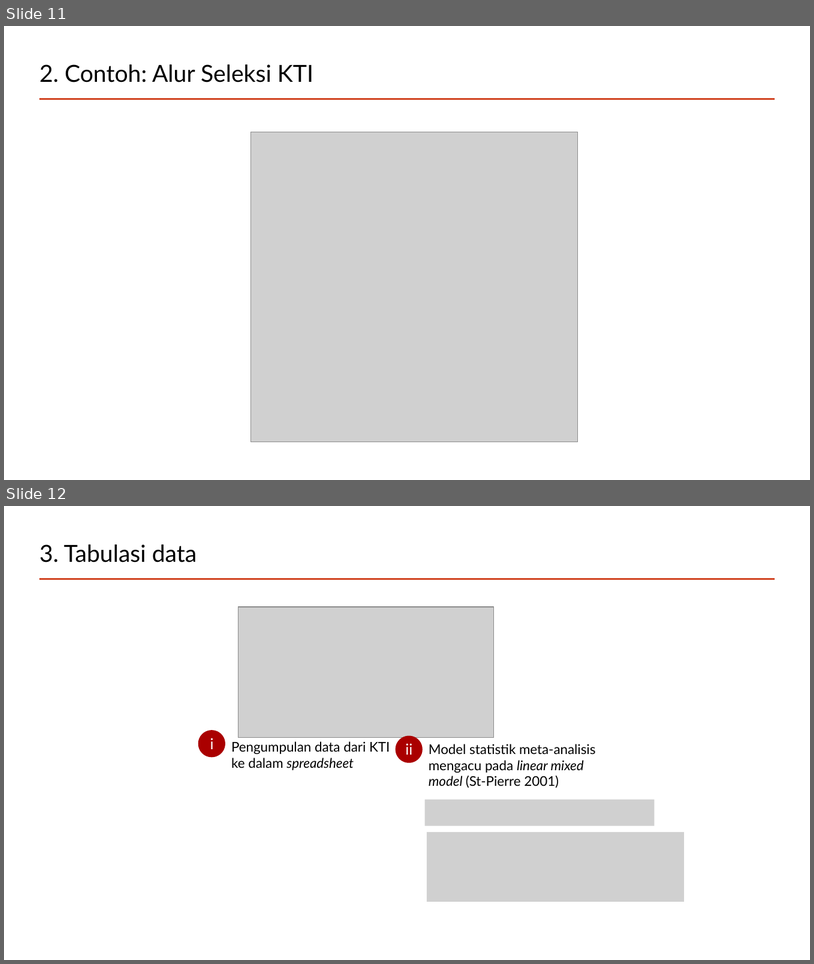
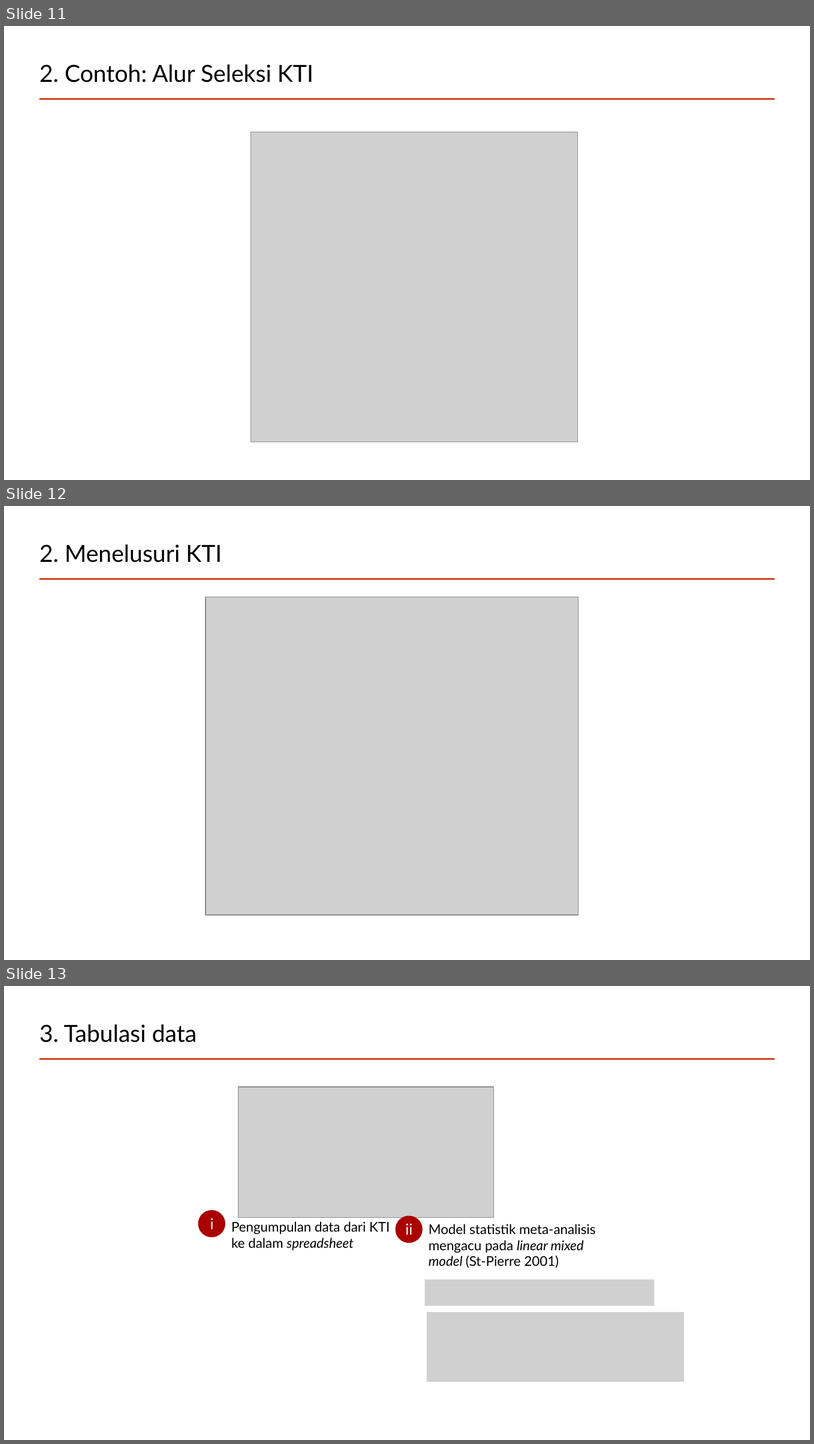
Before and after one commit to mohammad-miftakhus-sholikin/pelatihan-2020-metal, a slide deck: ch3_reference/2022__pendampingan/Presentation_2022__Sholikin_Minggu_ke_1.pptx. Shown one above the other, each under a label of ours: slides 11 and 12 before the commit, slides 11, 12 and 13 after it. The pictures are 814x964 and 814x1444 pixels, drawn with LibreOffice and Linux fonts; fonts in the diff are those of the drawing; grey boxes stand for pictures. Boxes give left, top, right and bottom in pixels: in the first picture for what was removed or moved away, otherwise in the second. Text is boxed around its words. In the diff, an @@ line names an element or a change of style, - is before the commit and + after.

```diff
--- a/ch3_reference/2022__pendampingan/Presentation_2022__Sholikin_Minggu_ke_1.pptx
+++ b/ch3_reference/2022__pendampingan/Presentation_2022__Sholikin_Minggu_ke_1.pptx
@@ slide 12 added at (x1=4, y1=506, x2=810, y2=960), background #FFFFFF; not listed: 1 template element that a slide beside it also shows @@
@@ title added at (x1=39, y1=544, x2=222, y2=562), 28 pt, text #000000 @@
+2. Menelusuri KTI
@@ picture added at (x1=206, y1=597, x2=579, y2=915) @@
@@ what was slide 12 is now slide 13 @@
```
Also in this commit, not shown: 2 slides changed, 6 other files.
